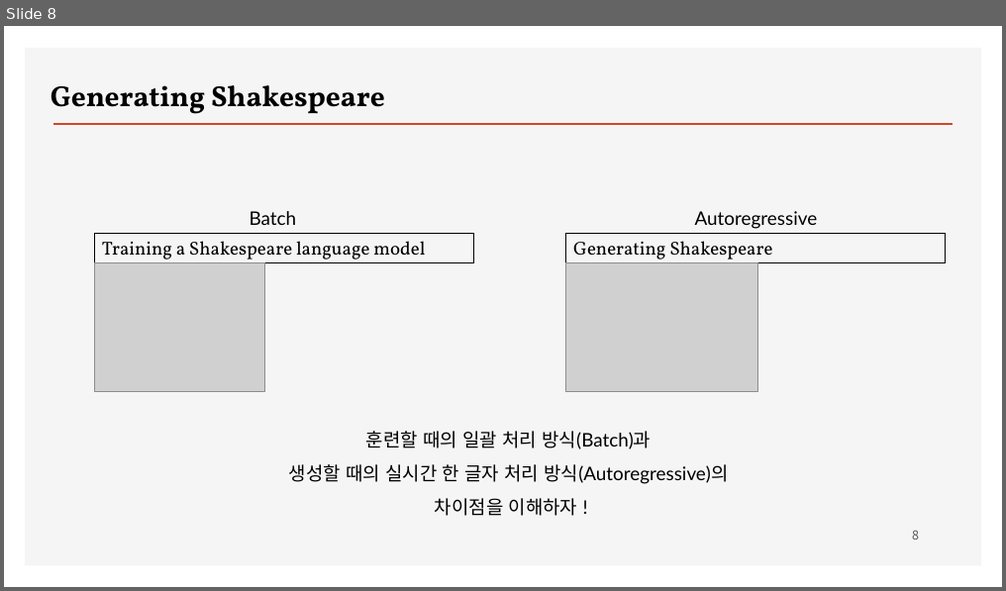
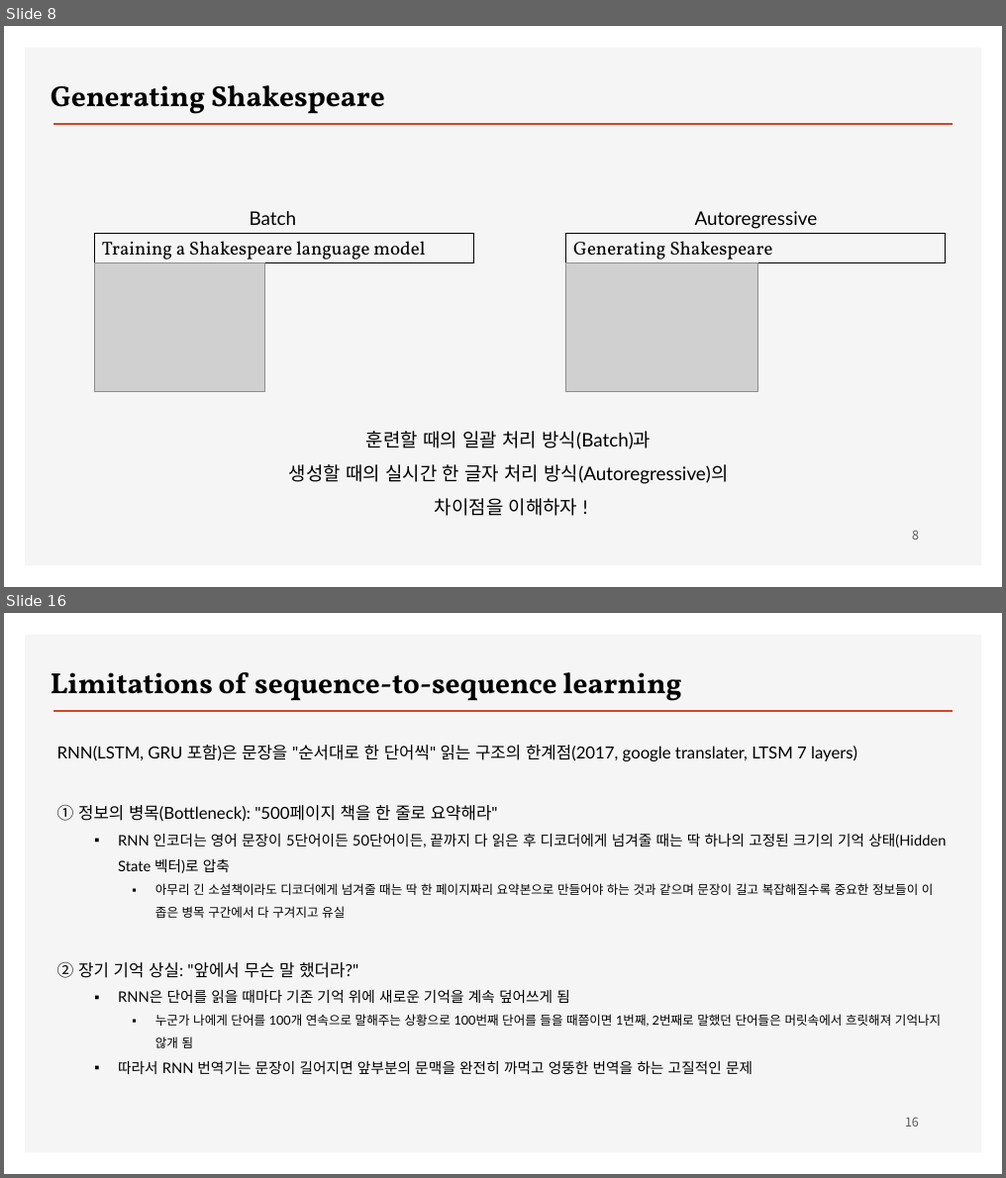
Before and after one commit to ancestor9/2026_Fall_Deep-Learning-with-Python, a slide deck: Chapter 15 Language models and the Transformer.pptx. Shown one above the other, each under a label of ours: slide 8 before the commit, slides 8 and 16 after it; the slides between them are not shown. The pictures are 1006x591 and 1006x1178 pixels, drawn with LibreOffice and Linux fonts; fonts in the diff are those of the drawing; grey boxes stand for pictures; background and template pictures are left out. Boxes give left, top, right and bottom in pixels: in the first picture for what was removed or moved away, otherwise in the second. Text is boxed around its words. In the diff, an @@ line names an element or a change of style, - is before the commit and + after.

```diff
--- a/Chapter 15 Language models and the Transformer.pptx
+++ b/Chapter 15 Language models and the Transformer.pptx
@@ slide 16 added at (4,613,1002,1174), background #FFFFFF; not listed: 2 template elements that a slide beside it also shows @@
@@ text added at (51,672,682,701), 28 pt, text #000000, bold @@
+Limitations of sequence-to-sequence learning
@@ text added at (57,745,945,1074), 14 pt, text #000000 @@
+RNN(LSTM, GRU 포함)은 문장을 "순서대로 한 단어씩" 읽는 구조의 한계점(2017, google translater, LTSM 7 layers)
+① 정보의 병목(Bottleneck): "500페이지 책을 한 줄로 요약해라"
+  ▪ RNN 인코더는 영어 문장이 5단어이든 50단어이든, 끝까지 다 읽은 후 디코더에게 넘겨줄 때는 딱 하나의 고정된 크기의 기억 상태(Hidden State 벡터)로 압축
+    ▪ 아무리 긴 소설책이라도 디코더에게 넘겨줄 때는 딱 한 페이지짜리 요약본으로 만들어야 하는 것과 같으며 문장이 길고 복잡해질수록 중요한 정보들이 이 좁은 병목 구간에서 다 구겨지고 유실
+② 장기 기억 상실: "앞에서 무슨 말 했더라?"
+  ▪ RNN은 단어를 읽을 때마다 기존 기억 위에 새로운 기억을 계속 덮어쓰게 됨
+    ▪ 누군가 나에게 단어를 100개 연속으로 말해주는 상황으로 100번째 단어를 들을 때쯤이면 1번째, 2번째로 말했던 단어들은 머릿속에서 흐릿해져 기억나지 않개 됨
+  ▪ 따라서 RNN 번역기는 문장이 길어지면 앞부분의 문맥을 완전히 까먹고 엉뚱한 번역을 하는 고질적인 문제
@@ page number added at (905,1117,919,1127), 12 pt, text #595959 @@
+16
```
Also in this commit, not shown: 1 slide changed, 13 other slides added.
